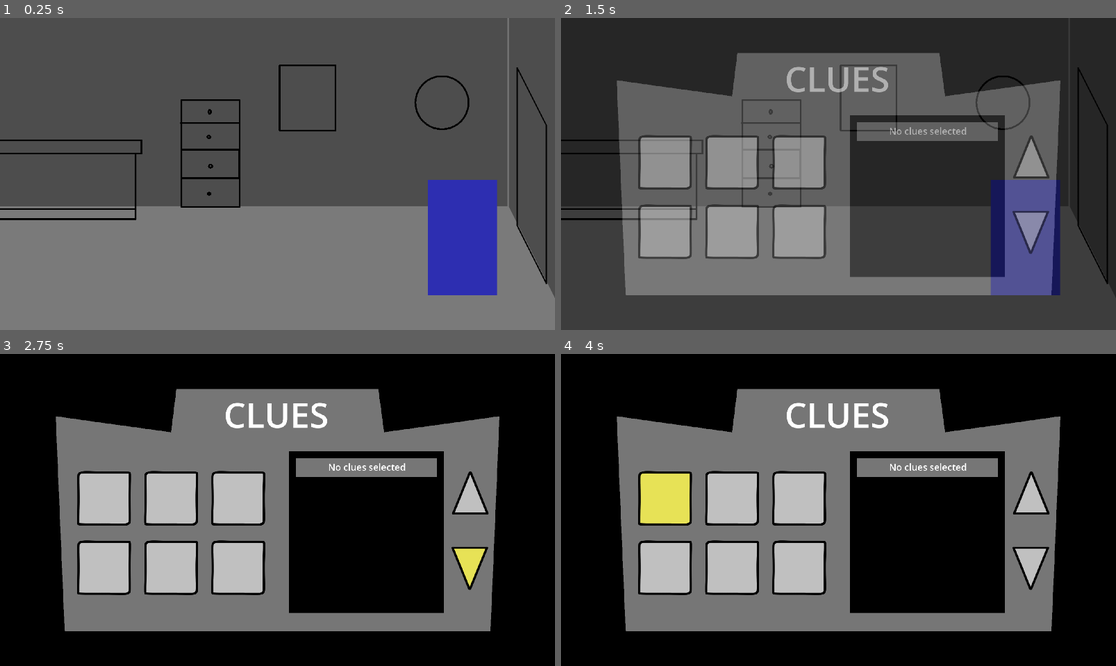
Above: before the commit, frames 1-4 (two rows, left to right).
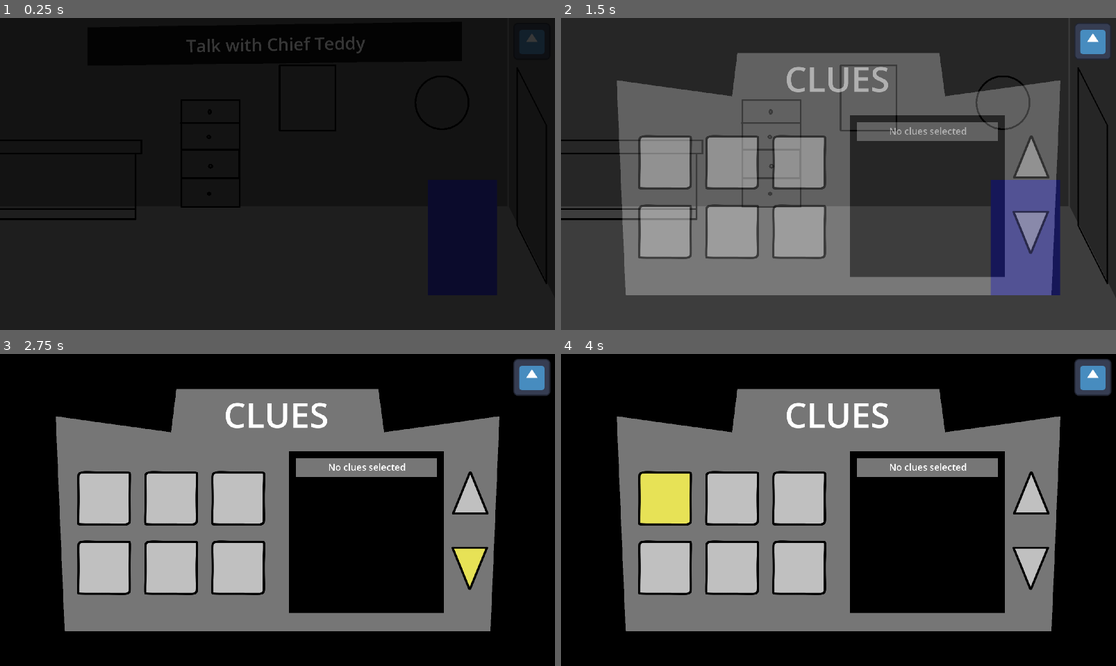
Above: after the commit, the same moments.

Repository: SaulMarrero/Unwild-Animal-Village
Game: Godot game, scene res://scenes/police.tscn
The game is run twice, just before and just after one commit, with the same random seed, the same clock (stepped at 60 frames per second) and the same inputs. The project has no main scene, so this scene is started directly. The engine's default icon, where the game draws it, is replaced by a stand-in: a white triangle on a blue panel in a dark square.
Inputs (mouse positions are in pixels of both pictures, inside the frame that each line leads up to):
- Up to frame 1 (0.25 s): no input
- Up to frame 2 (1.5 s): move the mouse to (960, 158) at 0.52 s; press the mouse at (960, 158) at 0.53 s; hold D (ui_right) 0.53-1.25 s; release the mouse at (960, 158) at 1.25 s; click (1093, 39) at 1.27 s
- Up to frame 3 (2.75 s): click (466, 563) at 2 s
- Up to frame 4 (4 s): click (1027, 563) at 2.75 s; click (666, 497) at 3.5 s

The runs differ from the first frame. In frame 1, 98% of the frame differs, in the area x 0-100%, y 0-100%; in frame 2, 0.7%; in frame 3, 0.8%; in frame 4, 0.8%.
Error after the commit: Invalid access to property or key 'investigated' on a base object of type 'null instance'. (res://scenes/police.gd:31)

Commit message:
Avances policia

Diff:
--- /dev/null
+++ b/scenes/clockPolice.gd
@@ -0,0 +1,42 @@
+extends Area2D
+
+signal investigated
+
+var visited := false
+var caseClosed := false
+
+@onready var dialog = $"../player/canvaslayer"
+
+var conversation: Array[Dictionary] = [
+	{"name": "Detective Fox", "text": "(These paintings look really expensive.)"},
+	{"name": "Detective Fox", "text": "(Oinker doesn't hold back when it comes to decorating his mansion.)"},
+	{"name": "Partner Woof", "text": "Detective, do you think these paintings have something to do with the robbery?!"},
+	{"name": "Partner Woof", "text": "I've seen in movies how people hide secret compartments behind paintings."},
+	{"name": "Detective Fox", "text": "(... this girl lives on her own planet.)"}
+]
+
+var shortLine: Array[Dictionary] = [
+	{"name": "Partner Woof", "text": "Detective, do you think these paintings have something to do with the robbery?!"},
+	{"name": "Partner Woof", "text": "I've seen in movies how people hide secret compartments behind paintings."},
+	{"name": "Detective Fox", "text": "(... this girl lives on her own planet.)"}
+]
+
+var closedLine: Array[Dictionary] = [
+	{"name": "Detective Fox", "text": "(I have to get out of this place.)"}
+]
+
+func _on_input_event(_viewport, event, _shape_idx) -> void:
+	if event.is_action_pressed("click") and not get_viewport().gui_get_hovered_control():
+		get_viewport().set_input_as_handled()
+
+		if caseClosed:
+			dialog.start_dialog(closedLine)
+			return
+
+		if visited:
+			dialog.start_dialog(shortLine)
+			return
+
+		dialog.start_dialog(conversation)
+		visited = true
+		investigated.emit()
--- /dev/null
+++ b/scenes/cork_boardPolice.gd
@@ -0,0 +1,42 @@
+extends Area2D
+
+signal investigated
+
+var visited := false
+var caseClosed := false
+
+@onready var dialog = $"../player/canvaslayer"
+
+var conversation: Array[Dictionary] = [
+	{"name": "Detective Fox", "text": "(These paintings look really expensive.)"},
+	{"name": "Detective Fox", "text": "(Oinker doesn't hold back when it comes to decorating his mansion.)"},
+	{"name": "Partner Woof", "text": "Detective, do you think these paintings have something to do with the robbery?!"},
+	{"name": "Partner Woof", "text": "I've seen in movies how people hide secret compartments behind paintings."},
+	{"name": "Detective Fox", "text": "(... this girl lives on her own planet.)"}
+]
+
+var shortLine: Array[Dictionary] = [
+	{"name": "Partner Woof", "text": "Detective, do you think these paintings have something to do with the robbery?!"},
+	{"name": "Partner Woof", "text": "I've seen in movies how people hide secret compartments behind paintings."},
+	{"name": "Detective Fox", "text": "(... this girl lives on her own planet.)"}
+]
+
+var closedLine: Array[Dictionary] = [
+	{"name": "Detective Fox", "text": "(I have to get out of this place.)"}
+]
+
+func _on_input_event(_viewport, event, _shape_idx) -> void:
+	if event.is_action_pressed("click") and not get_viewport().gui_get_hovered_control():
+		get_viewport().set_input_as_handled()
+
+		if caseClosed:
+			dialog.start_dialog(closedLine)
+			return
+
+		if visited:
+			dialog.start_dialog(shortLine)
+			return
+
+		dialog.start_dialog(conversation)
+		visited = true
+		investigated.emit()
--- /dev/null
+++ b/scenes/furniturePolice.gd
@@ -0,0 +1,42 @@
+extends Area2D
+
+signal investigated
+
+var visited := false
+var caseClosed := false
+
+@onready var dialog = $"../player/canvaslayer"
+
+var conversation: Array[Dictionary] = [
+	{"name": "Detective Fox", "text": "(These paintings look really expensive.)"},
+	{"name": "Detective Fox", "text": "(Oinker doesn't hold back when it comes to decorating his mansion.)"},
+	{"name": "Partner Woof", "text": "Detective, do you think these paintings have something to do with the robbery?!"},
+	{"name": "Partner Woof", "text": "I've seen in movies how people hide secret compartments behind paintings."},
+	{"name": "Detective Fox", "text": "(... this girl lives on her own planet.)"}
+]
+
+var shortLine: Array[Dictionary] = [
+	{"name": "Partner Woof", "text": "Detective, do you think these paintings have something to do with the robbery?!"},
+	{"name": "Partner Woof", "text": "I've seen in movies how people hide secret compartments behind paintings."},
+	{"name": "Detective Fox", "text": "(... this girl lives on her own planet.)"}
+]
+
+var closedLine: Array[Dictionary] = [
+	{"name": "Detective Fox", "text": "(I have to get out of this place.)"}
+]
+
+func _on_input_event(_viewport, event, _shape_idx) -> void:
+	if event.is_action_pressed("click") and not get_viewport().gui_get_hovered_control():
+		get_viewport().set_input_as_handled()
+
+		if caseClosed:
+			dialog.start_dialog(closedLine)
+			return
+
+		if visited:
+			dialog.start_dialog(shortLine)
+			return
+
+		dialog.start_dialog(conversation)
+		visited = true
+		investigated.emit()
--- /dev/null
+++ b/scenes/paintingPolice.gd
@@ -0,0 +1,42 @@
+extends Area2D
+
+signal investigated
+
+var visited := false
+var caseClosed := false
+
+@onready var dialog = $"../player/canvaslayer"
+
+var conversation: Array[Dictionary] = [
+	{"name": "Detective Fox", "text": "(These paintings look really expensive.)"},
+	{"name": "Detective Fox", "text": "(Oinker doesn't hold back when it comes to decorating his mansion.)"},
+	{"name": "Partner Woof", "text": "Detective, do you think these paintings have something to do with the robbery?!"},
+	{"name": "Partner Woof", "text": "I've seen in movies how people hide secret compartments behind paintings."},
+	{"name": "Detective Fox", "text": "(... this girl lives on her own planet.)"}
+]
+
+var shortLine: Array[Dictionary] = [
+	{"name": "Partner Woof", "text": "Detective, do you think these paintings have something to do with the robbery?!"},
+	{"name": "Partner Woof", "text": "I've seen in movies how people hide secret compartments behind paintings."},
+	{"name": "Detective Fox", "text": "(... this girl lives on her own planet.)"}
+]
+
+var closedLine: Array[Dictionary] = [
+	{"name": "Detective Fox", "text": "(I have to get out of this place.)"}
+]
+
+func _on_input_event(_viewport, event, _shape_idx) -> void:
+	if event.is_action_pressed("click") and not get_viewport().gui_get_hovered_control():
+		get_viewport().set_input_as_handled()
+
+		if caseClosed:
+			dialog.start_dialog(closedLine)
+			return
+
+		if visited:
+			dialog.start_dialog(shortLine)
+			return
+
+		dialog.start_dialog(conversation)
+		visited = true
+		investigated.emit()
--- /dev/null
+++ b/scenes/police.gd
@@ -0,0 +1,68 @@
+extends Node2D
+
+@onready var canvaslayer = $player/canvaslayer
+@onready var areas: Array[Node] = [$teddy, $clock, $painting, $furniture, $cock_board]
+
+var fade_time := 1.0
+var visitedCount := 0
+
+var finalConversation: Array[Dictionary] = [
+	{"name": "Detective Fox", "text": "(Now we should go to the hospital.)"},
+	{"name": "Detective Fox", "text": "(The poisoned guard should be awake by now.)"}
+]
+
+func _ready() -> void:
+	canvaslayer.show_next()
+
+	var layer := CanvasLayer.new()
+	layer.layer = 10
+	add_child(layer)
+
+	var rect := ColorRect.new()
+	rect.color = Color.BLACK
+	rect.set_anchors_preset(Control.PRESET_FULL_RECT)
+	layer.add_child(rect)
+
+	var tween := create_tween()
+	tween.tween_property(rect, "modulate:a", 0.0, 1.0)
+	tween.tween_callback(layer.queue_free)
+
+	for area in areas:
+		area.investigated.connect(_onAreaVisited)
+
+func _onAreaVisited() -> void:
+	visitedCount += 1
+
+	if visitedCount >= areas.size():
+		while canvaslayer.state != canvaslayer.State.CLOSED:
+			await get_tree().process_frame
+
+		canvaslayer.start_dialog(finalConversation)
+
+		while canvaslayer.state != canvaslayer.State.CLOSED:
+			await get_tree().process_frame
+
+		canvaslayer.hide_next()
+
+		for area in areas:
+			area.caseClosed = true
+
+		await _fadeOut()
+
+func _fadeOut() -> void:
+	var layer := CanvasLayer.new()
+	layer.layer = 10
+	add_child(layer)
+
+	var rect := ColorRect.new()
+	rect.color = Color.BLACK
+	rect.modulate.a = 0.0
+	rect.set_anchors_preset(Control.PRESET_FULL_RECT)
+	layer.add_child(rect)
+
+	var tween := create_tween()
+	tween.tween_property(rect, "modulate:a", 1.0, fade_time)
+	await tween.finished
+
+	get_tree().change_scene_to_file("res://scenes/street.tscn")
+	layer.queue_free()
--- a/scenes/police.tscn
+++ b/scenes/police.tscn
@@ -1,12 +1,18 @@
 [gd_scene format=3 uid="uid://bu543w3ouqthu"]
 
+[ext_resource type="Script" uid="uid://dcp4rrar5a4sm" path="res://scenes/police.gd" id="1_16012"]
 [ext_resource type="Texture2D" uid="uid://wgov2dked8ys" path="res://sprites/policeRoom.png" id="1_iyusq"]
 [ext_resource type="Texture2D" uid="uid://dnhtko33w72gg" path="res://sprites/oinker.png" id="2_0bal8"]
 [ext_resource type="Script" uid="uid://bw4woi8wfebk4" path="res://scripts/player.gd" id="3_5uwbv"]
+[ext_resource type="Script" uid="uid://c1x4xwkaxcdn7" path="res://scenes/clockPolice.gd" id="3_ifpbh"]
 [ext_resource type="Texture2D" uid="uid://deuhji0sifbct" path="res://sprites/player.png" id="4_16012"]
+[ext_resource type="Script" uid="uid://bgy8l34hsox7r" path="res://scenes/paintingPolice.gd" id="4_hqbaw"]
 [ext_resource type="Script" uid="uid://q056cg8hhcp" path="res://scripts/canvaslayer.gd" id="5_2gat8"]
+[ext_resource type="Script" uid="uid://dkebnpl8ho0d0" path="res://scenes/furniturePolice.gd" id="5_6wgn5"]
+[ext_resource type="Script" uid="uid://bbso3wwfwqs1w" path="res://scenes/cork_boardPolice.gd" id="6_s8d2h"]
 [ext_resource type="Texture2D" uid="uid://l8w8cp1gbg70" path="res://sprites/Dialogos.png" id="6_ywr4r"]
 [ext_resource type="Texture2D" uid="uid://3taaqc6wkxh0" path="res://sprites/oveja.png" id="7_3x6p7"]
+[ext_resource type="Script" uid="uid://crfhkcqsgrpha" path="res://scenes/teddyPolice.gd" id="7_vnkqh"]
 [ext_resource type="Texture2D" uid="uid://cei12mx7axtlw" path="res://sprites/mission.png" id="8_g878j"]
 [ext_resource type="Texture2D" uid="uid://cmpmn1esj04eg" path="res://sprites/clues.png" id="9_ifpbh"]
 [ext_resource type="Script" uid="uid://4ithpfh4g4m1" path="res://scripts/clues_sprite.gd" id="10_hqbaw"]
@@ -49,30 +55,35 @@
 size = Vector2(27.5, 410)
 
 [node name="police" type="Node2D" unique_id=439295226]
+script = ExtResource("1_16012")
 
 [node name="background" type="Sprite2D" parent="." unique_id=2061449787]
 position = Vector2(620, 540)
 texture = ExtResource("1_iyusq")
 
 [node name="clock" type="Area2D" parent="." unique_id=2130716813]
+script = ExtResource("3_ifpbh")
 
 [node name="CollisionShape2D" type="CollisionShape2D" parent="clock" unique_id=1935580026]
 position = Vector2(1529, 293)
 shape = SubResource("CircleShape2D_71yvf")
 
 [node name="painting" type="Area2D" parent="." unique_id=1402173920]
+script = ExtResource("4_hqbaw")
 
 [node name="CollisionShape2D" type="CollisionShape2D" parent="painting" unique_id=1739185524]
 position = Vector2(1061.25, 274.75)
 shape = SubResource("RectangleShape2D_lh3yj")
 
 [node name="furniture" type="Area2D" parent="." unique_id=734759909]
+script = ExtResource("5_6wgn5")
 
 [node name="CollisionShape2D" type="CollisionShape2D" parent="furniture" unique_id=1196176172]
 position = Vector2(723.5, 468.25)
 shape = SubResource("RectangleShape2D_tgu1n")
 
 [node name="cork_board" type="Area2D" parent="." unique_id=630757135]
+script = ExtResource("6_s8d2h")
 
 [node name="CollisionShape2D" type="CollisionShape2D" parent="cork_board" unique_id=1164095304]
 position = Vector2(-277.5, 246.5)
@@ -80,6 +91,7 @@
 
 [node name="teddy" type="Area2D" parent="." unique_id=1111065374]
 position = Vector2(-300, 760)
+script = ExtResource("7_vnkqh")
 
 [node name="Sprite2D" type="Sprite2D" parent="teddy" unique_id=315384442]
 texture = ExtResource("2_0bal8")
--- /dev/null
+++ b/scenes/teddyPolice.gd
@@ -0,0 +1,42 @@
+extends Area2D
+
+signal investigated
+
+var visited := false
+var caseClosed := false
+
+@onready var dialog = $"../player/canvaslayer"
+
+var conversation: Array[Dictionary] = [
+	{"name": "Detective Fox", "text": "(These paintings look really expensive.)"},
+	{"name": "Detective Fox", "text": "(Oinker doesn't hold back when it comes to decorating his mansion.)"},
+	{"name": "Partner Woof", "text": "Detective, do you think these paintings have something to do with the robbery?!"},
+	{"name": "Partner Woof", "text": "I've seen in movies how people hide secret compartments behind paintings."},
+	{"name": "Detective Fox", "text": "(... this girl lives on her own planet.)"}
+]
+
+var shortLine: Array[Dictionary] = [
+	{"name": "Partner Woof", "text": "Detective, do you think these paintings have something to do with the robbery?!"},
+	{"name": "Partner Woof", "text": "I've seen in movies how people hide secret compartments behind paintings."},
+	{"name": "Detective Fox", "text": "(... this girl lives on her own planet.)"}
+]
+
+var closedLine: Array[Dictionary] = [
+	{"name": "Detective Fox", "text": "(I have to get out of this place.)"}
+]
+
+func _on_input_event(_viewport, event, _shape_idx) -> void:
+	if event.is_action_pressed("click") and not get_viewport().gui_get_hovered_control():
+		get_viewport().set_input_as_handled()
+
+		if caseClosed:
+			dialog.start_dialog(closedLine)
+			return
+
+		if visited:
+			dialog.start_dialog(shortLine)
+			return
+
+		dialog.start_dialog(conversation)
+		visited = true
+		investigated.emit()
Not shown, added: scenes/clockPolice.gd.uid
Not shown, added: scenes/cork_boardPolice.gd.uid
Not shown, added: scenes/furniturePolice.gd.uid
Not shown, added: scenes/paintingPolice.gd.uid
Not shown, added: scenes/police.gd.uid
Not shown, added: scenes/teddyPolice.gd.uid
